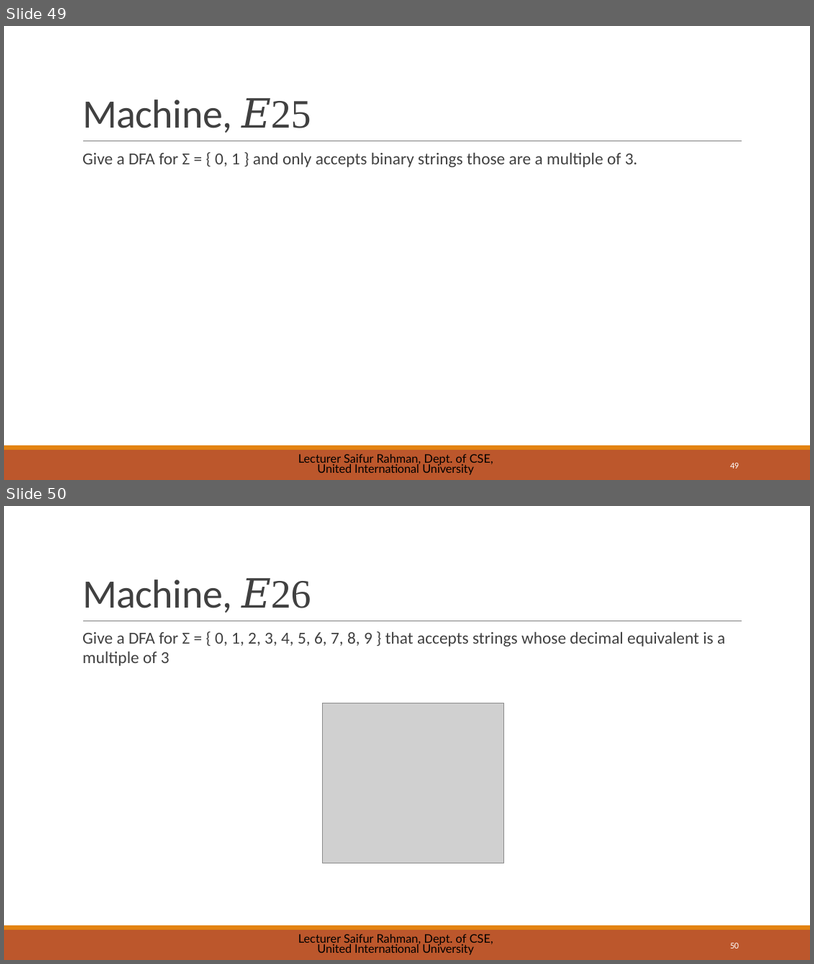
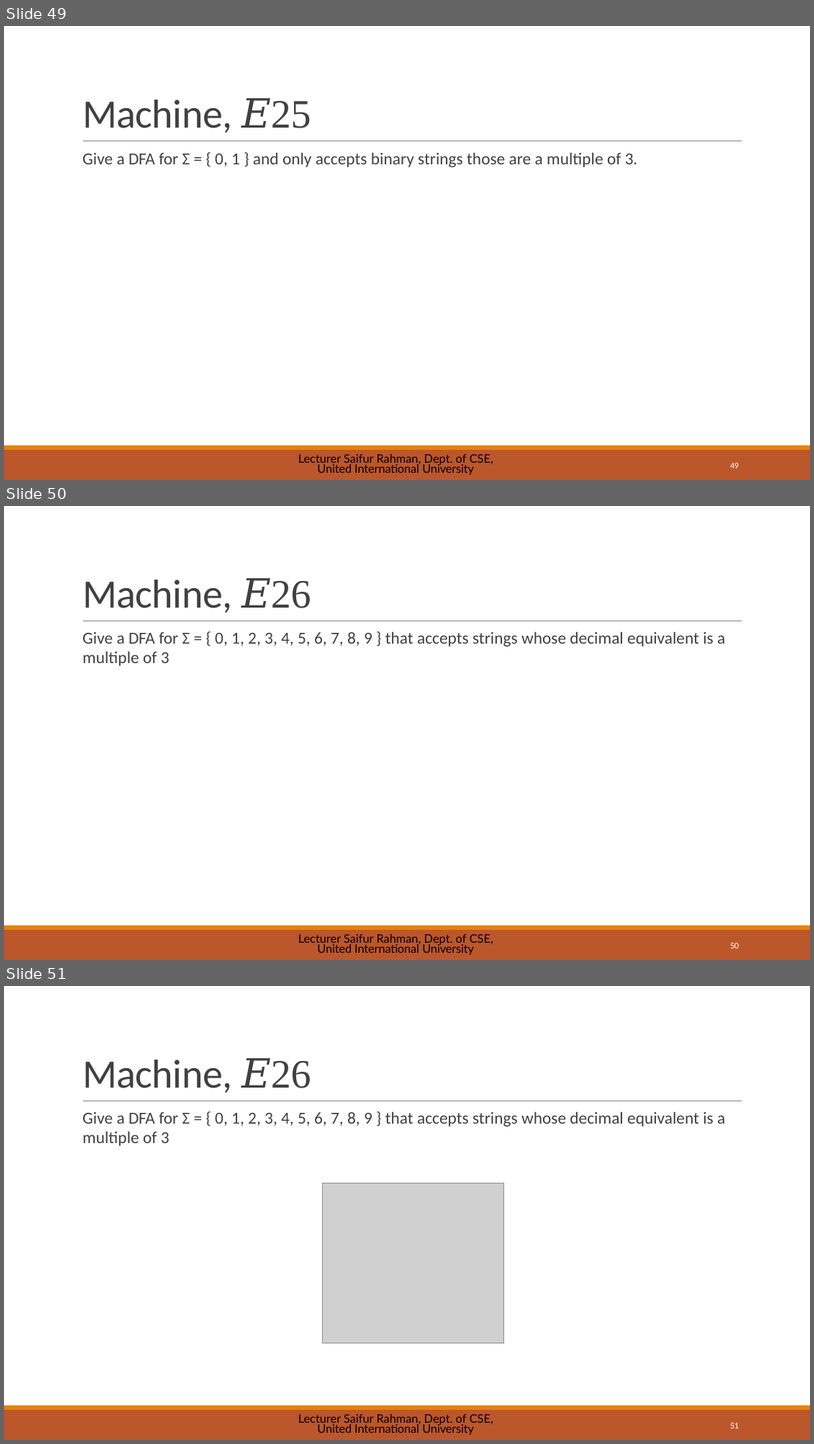
Before and after one commit to saifurrahman1701/UIU-Courses-Materials-, a slide deck: BSCSE/[251] Spring 2025/Theory of Computation_CSE 2233/Slides/03 - DFA.pptx. Shown one above the other, each under a label of ours: slides 49 and 50 before the commit, slides 49, 50 and 51 after it. The pictures are 814x964 and 814x1444 pixels, drawn with LibreOffice and Linux fonts; fonts in the diff are those of the drawing; grey boxes stand for pictures. Boxes give left, top, right and bottom in pixels: in the first picture for what was removed or moved away, otherwise in the second. Text is boxed around its words. In the diff, an @@ line names an element or a change of style, - is before the commit and + after.

```diff
--- a/BSCSE/[251] Spring 2025/Theory of Computation_CSE 2233/Slides/03 - DFA.pptx
+++ b/BSCSE/[251] Spring 2025/Theory of Computation_CSE 2233/Slides/03 - DFA.pptx
@@ slide 50 added at [4,506,810,960], background #FFFFFF; not listed: 3 template elements that a slide beside it also shows @@
@@ title added at [82,578,311,613], 48 pt, text #404040 @@
+Machine, 𝐸26
@@ text added at [82,632,725,666], 20 pt, text #404040 @@
+Give a DFA for Σ = { 0, 1, 2, 3, 4, 5, 6, 7, 8, 9 } that accepts strings whose decimal equivalent is a
+multiple of 3
@@ text added at [298,934,494,955], 14 pt, text #000000 @@
+Lecturer Saifur Rahman, Dept. of CSE, United International University
@@ page number added at [730,942,739,948], 10.5 pt, text #FFFFFF @@
+50
@@ what was slide 50 is now slide 51 @@
@@ page number at [730,1422,739,1428]: text changed @@
-50
+51
```
Also in this commit, not shown: 2 other slides added, 8 other files.
